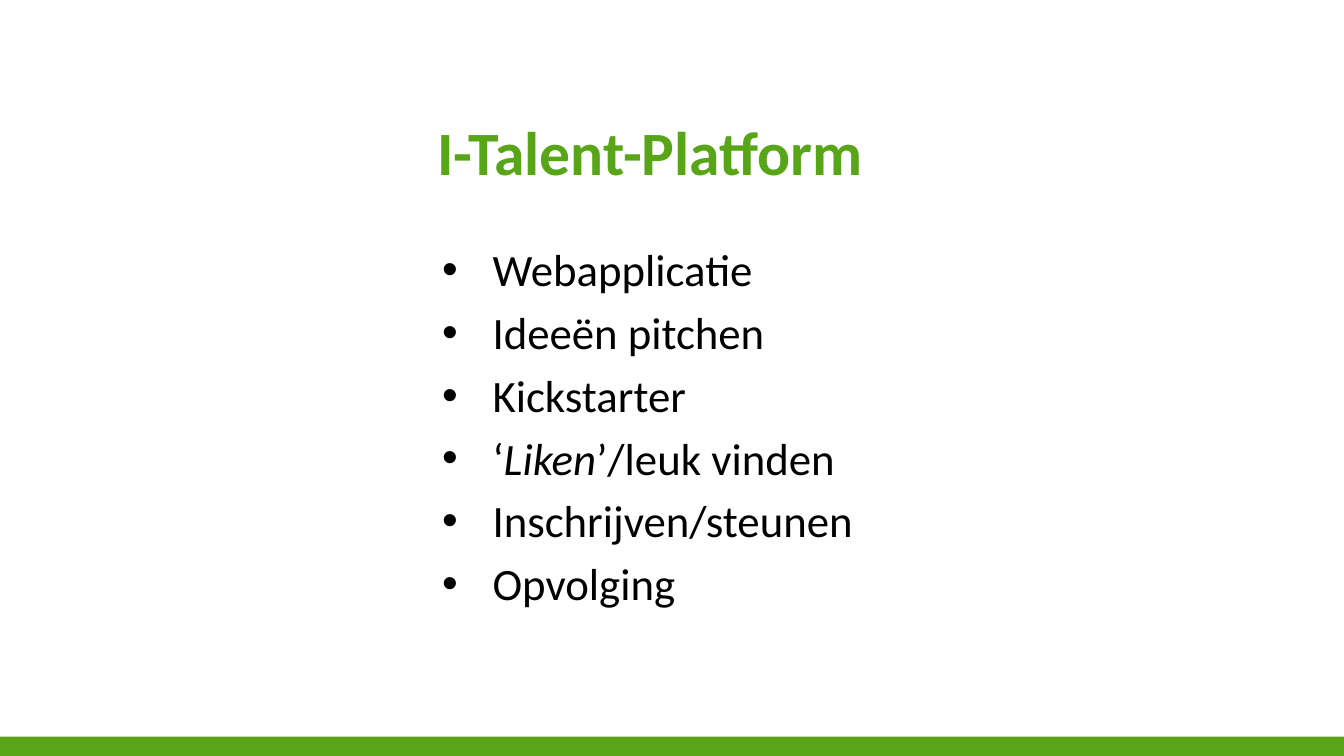
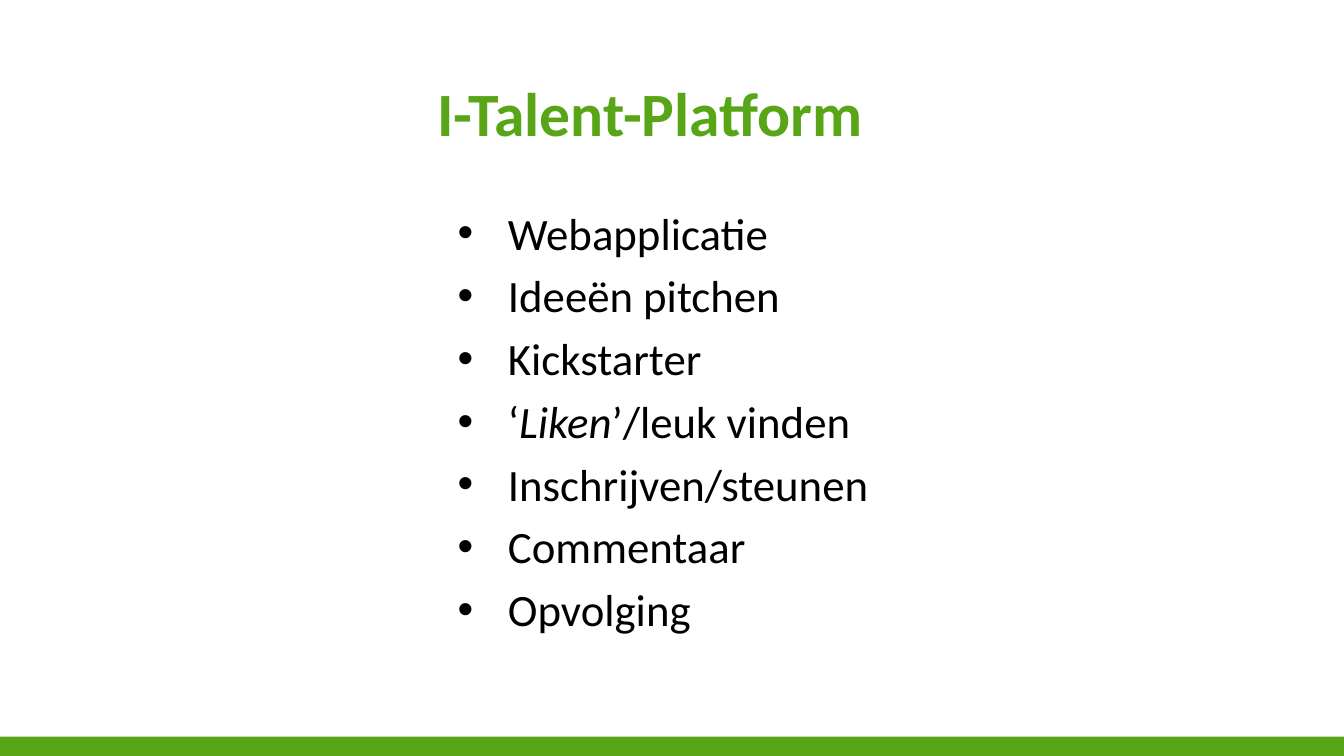
Before and after one commit to niekvandael/iTalent, a slide deck: slide 2 of italent/documents/Presentatie/Presentatie.pptx. Drawn at 1344x756 pixels with LibreOffice and Linux fonts; fonts in the diff are those of the drawing; background and template pictures are left out. Boxes give left, top, right and bottom in pixels: in the first picture for what was removed or moved away, otherwise in the second. Text is boxed around its words. In the diff, an @@ line names an element or a change of style, - is before the commit and + after.

```diff
--- a/italent/documents/Presentatie/Presentatie.pptx
+++ b/italent/documents/Presentatie/Presentatie.pptx
@@ title "I-Talent-Platform": place and size @@
-title "I-Talent-Platform" at (438,131,863,176)
+title "I-Talent-Platform" at (438,92,863,137)
@@ text "Webapplicatie": place and size @@
-text "Webapplicatie" at (493,255,853,608)
+text "Webapplicatie" at (508,219,868,634)
@@ text at (508,534,746,564): paragraph added @@
+• Commentaar
```
Also in this commit, not shown: 3 other slides changed, 1 slide added, 1 other file.
